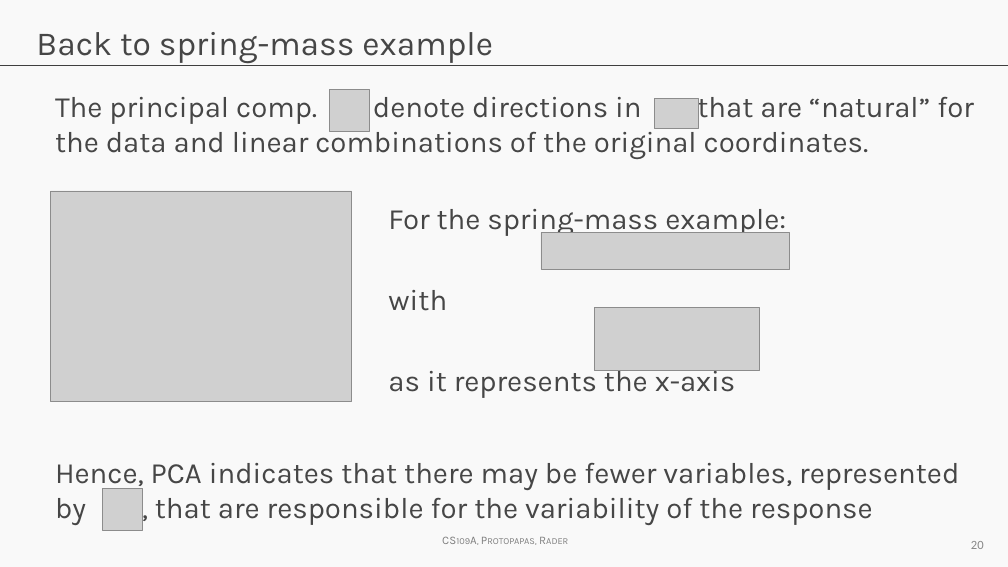
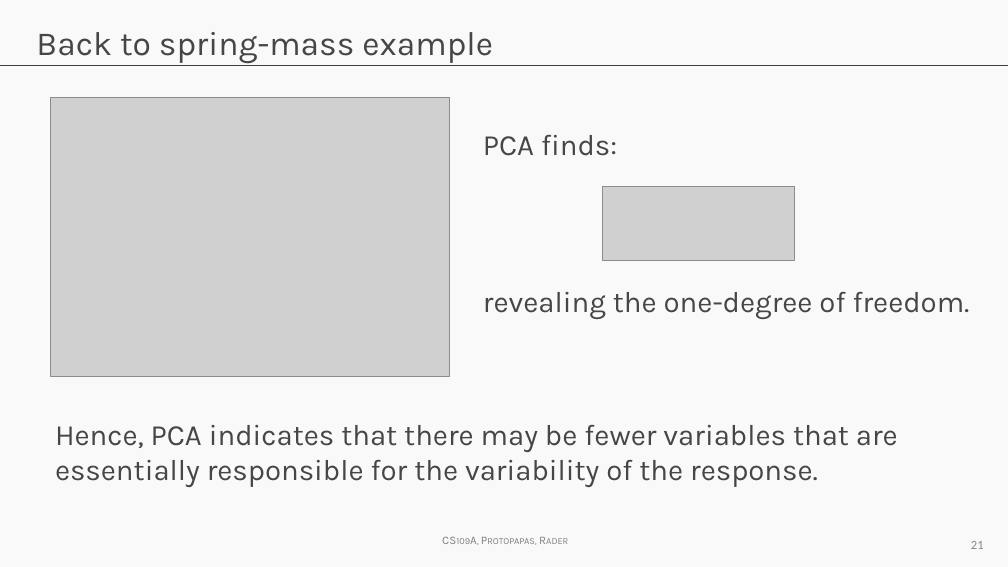
Before and after one commit to Harvard-IACS/2018-CS109A, a slide deck: slide 21 of content/a-sections/a-sec-4/Adv_Section4_Slides_PCA.pptx (slide 20 before the commit). Drawn at 1008x567 pixels with LibreOffice and Linux fonts; fonts in the diff are those of the drawing; grey boxes stand for pictures; background and template pictures are left out. Boxes give left, top, right and bottom in pixels: in the first picture for what was removed or moved away, otherwise in the second. Text is boxed around its words. In the diff, an @@ line names an element or a change of style, - is before the commit and + after.

Commit message:
slides for a-sec-4

```diff
--- a/content/a-sections/a-sec-4/Adv_Section4_Slides_PCA.pptx
+++ b/content/a-sections/a-sec-4/Adv_Section4_Slides_PCA.pptx
@@ picture removed at box(330, 89, 370, 132) @@
@@ picture: place and size @@
-picture at box(51, 191, 352, 402)
+picture at box(51, 98, 449, 376)
@@ text removed at box(55, 97, 974, 159) @@
-The principal comp. denote directions in that are “natural” for the data and linear combinations of the original coordinates.
@@ picture removed at box(654, 98, 699, 129) @@
@@ text added at box(483, 135, 617, 156), 28 pt, text #464646 @@
+PCA finds:
@@ text removed at box(388, 209, 786, 398) @@
-For the spring-mass example:
-with
-as it represents the x-axis
@@ picture: place and size @@
-picture at box(594, 308, 760, 371)
+picture at box(603, 187, 794, 260)
@@ picture removed at box(541, 232, 789, 269) @@
@@ text added at box(483, 292, 970, 319), 28 pt, text #464646 @@
+revealing the one-degree of freedom.
@@ text at box(55, 425, 898, 487): text changed @@
-Hence, PCA indicates that there may be fewer variables, represented by , that are responsible for the variability of the response
+Hence, PCA indicates that there may be fewer variables that are essentially responsible for the variability of the response.
@@ picture removed at box(103, 488, 143, 531) @@
@@ page number at box(971, 541, 984, 549): text changed @@
-20
+21
```
Also in this commit, not shown: 21 other slides changed, 2 slides added, 1 slide removed, 1 other file.
